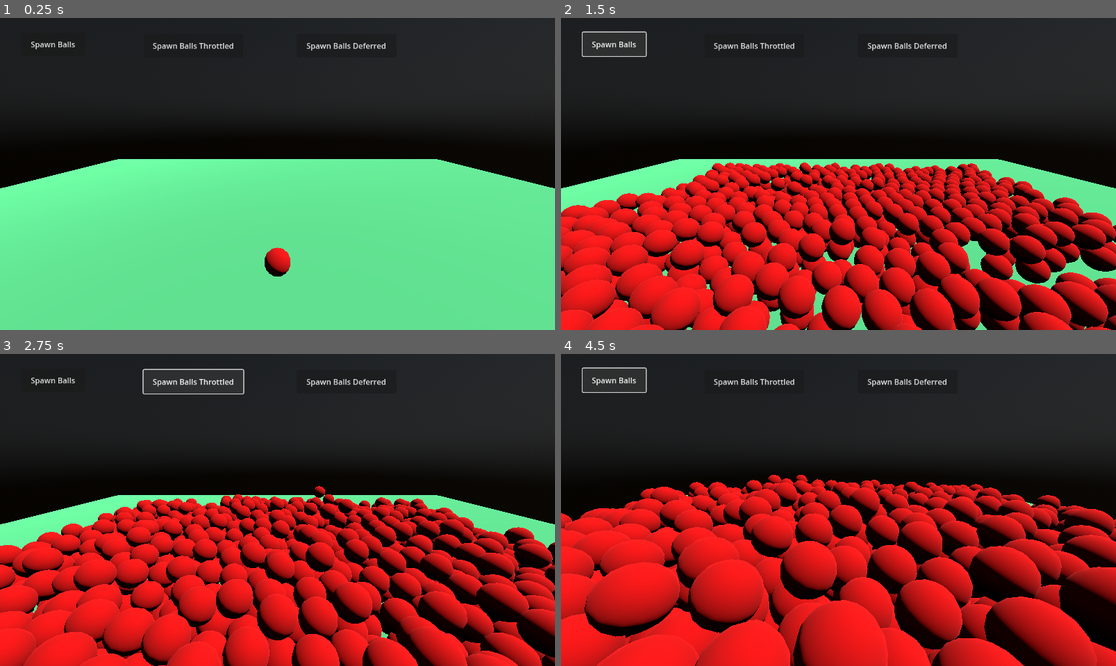
Above: before the commit, frames 1-4 (two rows, left to right).
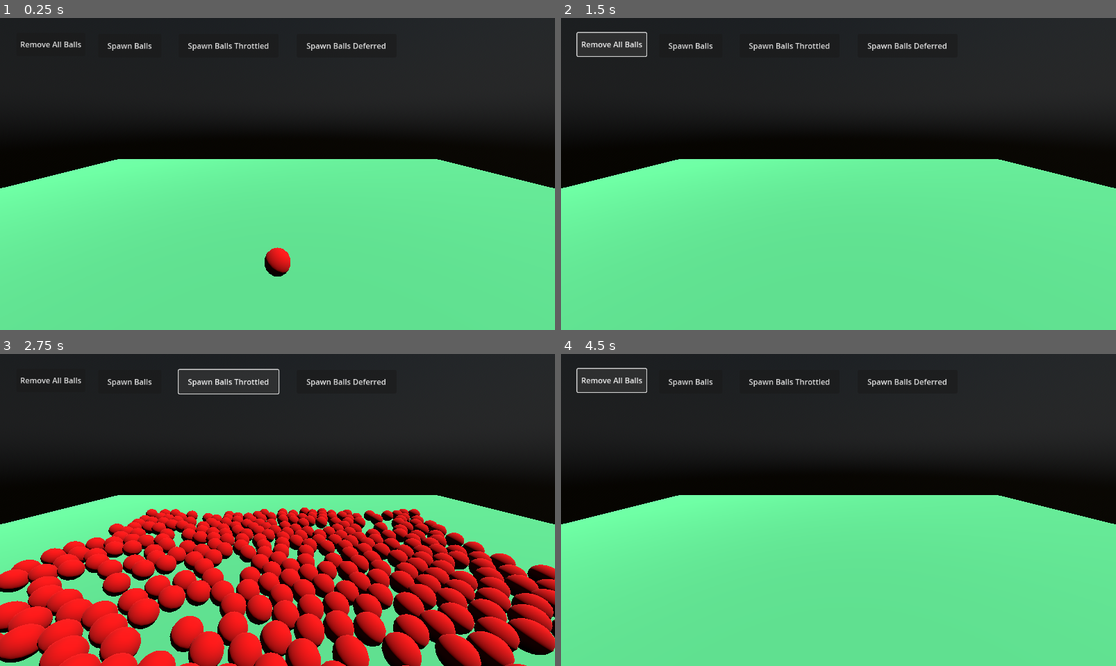
Above: after the commit, the same moments.

Repository: ImmersiveRPG/GodotCallThrottled
Game: Godot game, scene res://src/World/world.tscn
The game is run twice, just before and just after one commit, with the same random seed, the same clock (stepped at 60 frames per second) and the same inputs.
Inputs (mouse positions are in pixels of both pictures, inside the frame that each line leads up to):
- Up to frame 1 (0.25 s): no input
- Up to frame 2 (1.5 s): click "Spawn Balls" at 0.5 s; click (610, 42) at 1.25 s, where only the run after the commit has a clickable "Remove All Balls"
- Up to frame 3 (2.75 s): click "Spawn Balls Throttled" at 2 s
- Up to frame 4 (4.5 s): click "Spawn Balls Deferred" at 2.75 s; click "Spawn Balls" at 3.5 s; click (610, 378) at 4.25 s, where only the run after the commit has a clickable "Remove All Balls"

The runs differ from the first frame. In frame 1, 0.5% of the frame differs, in the area x 3-49%, y 7-11%; in frame 2, 47%; in frame 3, 39%; in frame 4, 56%, in the area x 0-100%, y 4-100%.

Commit message:
Added button to remove all the balls.

Diff:
--- a/project/src/World/world.gd
+++ b/project/src/World/world.gd
@@ -5,6 +5,8 @@
 extends Node3D
 
 const _ball_scene : PackedScene = preload("res://src/Ball/ball.tscn")
+
+@onready var _ball_holder : Node = $BallHolder
 
 func _init() -> void:
 	Throttler.start(60, 5)
@@ -18,7 +20,7 @@
 	for n in 500:
 		# Add ball
 		var ball := _ball_scene.instantiate()
-		self.add_child(ball)
+		_ball_holder.add_child(ball)
 
 		# Give ball random position around center
 		const r := 25.0
@@ -32,7 +34,7 @@
 	var cb := func():
 		# Add ball
 		var ball := _ball_scene.instantiate()
-		self.add_child(ball)
+		_ball_holder.add_child(ball)
 
 		# Give ball random position around center
 		const r := 25.0
@@ -50,7 +52,7 @@
 	var cb := func():
 		# Add ball
 		var ball := _ball_scene.instantiate()
-		self.add_child(ball)
+		_ball_holder.add_child(ball)
 
 		# Give ball random position around center
 		const r := 25.0
@@ -62,3 +64,8 @@
 
 	for n in 500:
 		cb.call_deferred()
+
+
+func _on_button_remove_all_balls_pressed() -> void:
+	for ball in _ball_holder.get_children():
+		ball.queue_free()
--- a/project/src/World/world.tscn
+++ b/project/src/World/world.tscn
@@ -35,17 +35,24 @@
 [node name="DirectionalLight3D" type="DirectionalLight3D" parent="."]
 transform = Transform3D(-2.18557e-08, -0.866025, 0.5, -3.78552e-08, 0.5, 0.866025, -1, 1.77636e-15, -4.37114e-08, 0, 10, 0)
 
+[node name="ButtonRemoveAllBalls" type="Button" parent="."]
+offset_left = 34.0
+offset_top = 31.0
+offset_right = 177.0
+offset_bottom = 79.0
+text = "Remove All Balls"
+
 [node name="ButtonSpawnBallsBlocking" type="Button" parent="."]
-offset_left = 45.0
-offset_top = 30.0
-offset_right = 176.0
-offset_bottom = 79.0
+offset_left = 204.0
+offset_top = 33.0
+offset_right = 335.0
+offset_bottom = 82.0
 text = "Spawn Balls"
 
 [node name="ButtonSpawnBallsThrottled" type="Button" parent="."]
-offset_left = 298.0
+offset_left = 371.0
 offset_top = 33.0
-offset_right = 505.0
+offset_right = 578.0
 offset_bottom = 82.0
 text = "Spawn Balls Throttled"
 
@@ -55,9 +62,6 @@
 offset_right = 823.0
 offset_bottom = 82.0
 text = "Spawn Balls Deferred"
-
-[node name="Ball" parent="." instance=ExtResource("2_538xr")]
-transform = Transform3D(1, 0, 0, 0, 1, 0, 0, 0, 1, 0, 2, 0)
 
 [node name="StaticBody3D" type="StaticBody3D" parent="."]
 transform = Transform3D(1, 0, 0, 0, 1, 0, 0, 0, 1, 0, -2, 0)
@@ -73,6 +77,12 @@
 wait_time = 0.5
 autostart = true
 
+[node name="BallHolder" type="Node" parent="."]
+
+[node name="Ball" parent="BallHolder" instance=ExtResource("2_538xr")]
+transform = Transform3D(1, 0, 0, 0, 1, 0, 0, 0, 1, 0, 2, 0)
+
+[connection signal="pressed" from="ButtonRemoveAllBalls" to="." method="_on_button_remove_all_balls_pressed"]
 [connection signal="pressed" from="ButtonSpawnBallsBlocking" to="." method="_on_button_spawn_balls_pressed"]
 [connection signal="pressed" from="ButtonSpawnBallsThrottled" to="." method="_on_button_spawn_balls_throttled_pressed"]
 [connection signal="pressed" from="ButtonSpawnBallsDeferred" to="." method="_on_button_spawn_balls_deferred_pressed"]
